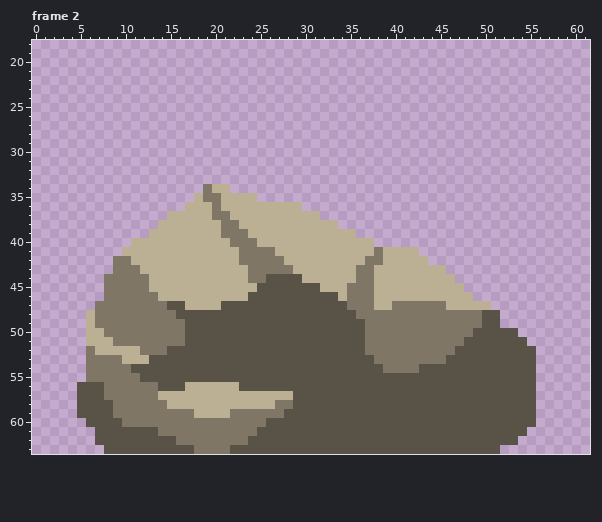
Pixel-art file, stored at Assets/Artwork/Enviornmental/Rocks/Rocks_MtBase_Med.aseprite. The picture above was drawn from the file before the commit.
64x64 pixels, 3 frames. Shown: frame 2: x 0..61, y 18..63. The commit also changed other frames, which this record leaves out.
Now the later version:
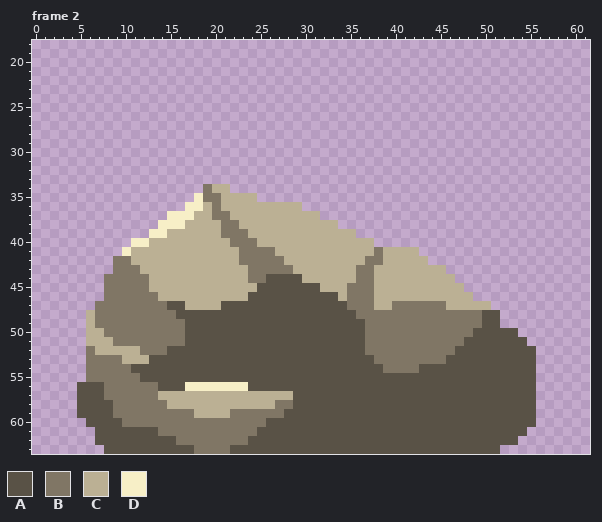
Palette (. is transparent): A #595246  B #807665  C #bbb094  D #f7efc7
What changed:
Frame 2:
y 35: x 18 C -> D
y 36: x 17..18 CC -> DD
y 37: x 15..17 CCC -> DDD
y 38: x 14..16 CCC -> DDD
y 39: x 13..14 CC -> DD
y 40: x 11..12 CC -> DD
y 41: x 10 C -> D
y 56: x 17..23 CCCCCCA -> DDDDDDD
Boxes around the changes in both pictures, in picture pixels (x1, y1, x2, y2):
changed: (122, 193, 203, 256)
changed: (185, 382, 248, 391)
